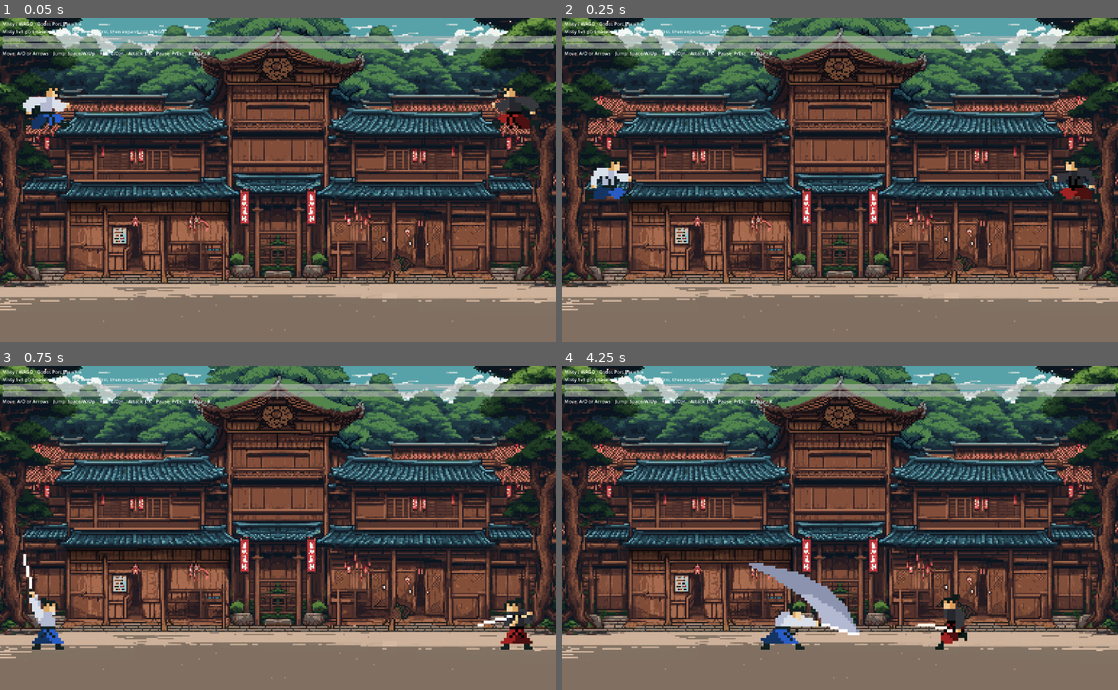
Above: before the commit, frames 1-4 (two rows, left to right).
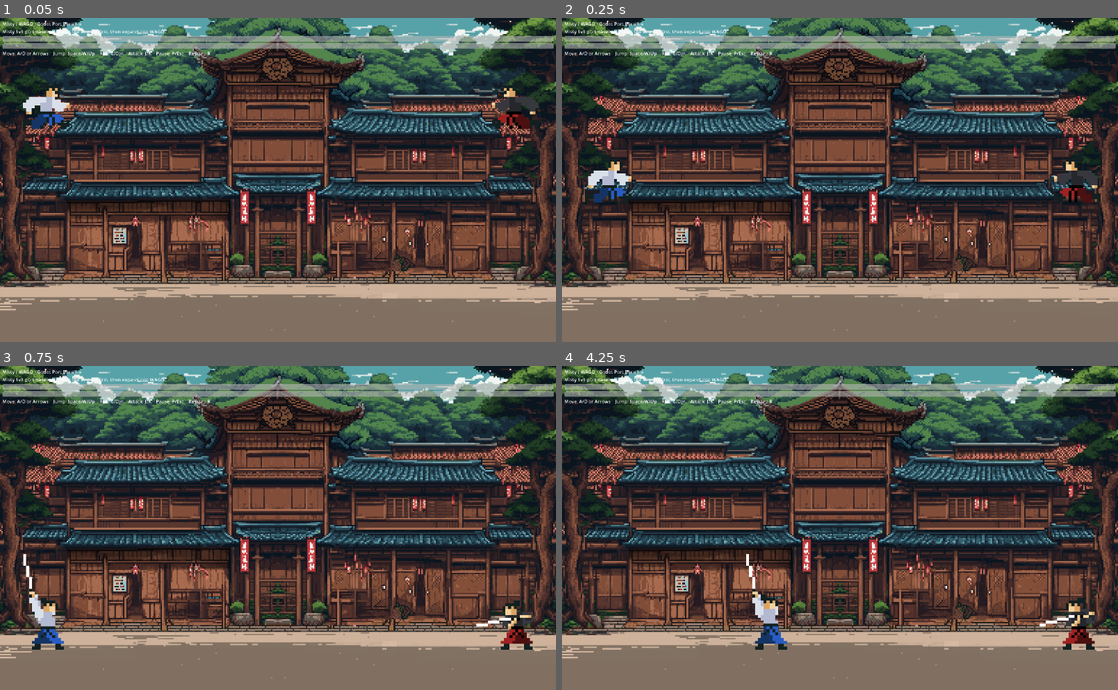
Above: after the commit, the same moments.

Repository: dittttt/Samurai-Fighting-Game
Game: Godot game, scene res://scenes/main/Main.tscn
The game is run twice, just before and just after one commit, with the same random seed, the same clock (stepped at 60 frames per second) and the same inputs.
Inputs:
- Up to frame 1 (0.05 s): no input
- Up to frame 2 (0.25 s): no input
- Up to frame 3 (0.75 s): tap Enter at 0.5 s; hold D (move_right) from 0.53 s (still down); tap K (heavy_attack) at 0.6 s
- Up to frame 4 (4.25 s): tap Space (jump) at 0.77, 1.07, 1.52, 1.82, 3.02, 3.05, 3.32, 3.6, 3.77, 4.07 s; tap J (light_attack) at 0.8, 1.35 s; tap C (roll) at 1.55, 2.1 s; release D (move_right) at 2.03 s; hold A (move_left) 2.03-2.78 s; hold Shift (run) 2.03-2.78 s; hold D (move_right) from 2.78 s (still down); tap Shift (run) at 2.85 s; tap K (heavy_attack) at 3.8 s

Frame 1 is identical in both runs. In frame 2, 0.4% of the frame differs, in the area x 4-97%, y 42-57%; in frame 3, 0.2%; in frame 4, 3.5%, in the area x 33-97%, y 58-88%.

Commit message:
fix: restore Misty hit animation and parity timings

Diff:
--- a/godot/scripts/combat/CombatActor.gd
+++ b/godot/scripts/combat/CombatActor.gd
@@ -16,6 +16,7 @@
 @export var jump_velocity := -2250.0
 @export var gravity := 8000.0
 @export var invulnerability_seconds := 0.30
+@export var hit_reaction_seconds := 0.36
 @export var body_color := Color(0.86, 0.84, 0.74, 1.0)
 @export var accent_color := Color(0.35, 0.05, 0.09, 1.0)
 @export var nameplate := "Fighter"
@@ -24,6 +25,7 @@
 var facing := 1
 var invulnerable := false
 var dead := false
+var hit_reacting := false
 var atlas_animator: Node = null
 var current_visual_action := 0
 
@@ -70,6 +72,7 @@
     facing = 1
     invulnerable = false
     dead = false
+    hit_reacting = false
     queue_redraw()
 
 func apply_gravity(delta: float) -> void:
@@ -100,9 +103,16 @@
         set_visual_action(6, false, true)
         died.emit()
     else:
-        set_visual_action(5, false, true)
+        _begin_hit_reaction()
         _begin_invulnerability()
     queue_redraw()
+
+func _begin_hit_reaction() -> void:
+    hit_reacting = true
+    set_visual_action(5, false, true)
+    await get_tree().create_timer(hit_reaction_seconds).timeout
+    if not dead:
+        hit_reacting = false
 
 func _begin_invulnerability() -> void:
     invulnerable = true
--- a/godot/scripts/enemies/RoninEnemy.gd
+++ b/godot/scripts/enemies/RoninEnemy.gd
@@ -4,10 +4,10 @@
 
 @export var target_path: NodePath
 @export var attack_data: Resource
-@export var detection_range := 1200.0
-@export var attack_range := 250.0
-@export var desired_range := 180.0
-@export var attack_cooldown := 0.95
+@export var detection_range := 400.0
+@export var attack_range := 60.0
+@export var desired_range := 50.0
+@export var attack_cooldown := 1.50
 
 @onready var target: Node2D = get_node_or_null(target_path)
 @onready var hitbox: Area2D = $Hitbox
@@ -25,9 +25,9 @@
         attack_data = AttackDataScript.new()
         attack_data.name = "ronin_slash"
         attack_data.damage = 10
-        attack_data.startup_seconds = 0.16
-        attack_data.active_seconds = 0.11
-        attack_data.recovery_seconds = 0.28
+        attack_data.startup_seconds = 0.40
+        attack_data.active_seconds = 0.10
+        attack_data.recovery_seconds = 0.20
         attack_data.hitbox_size = Vector2(200, 100)
         attack_data.hitbox_offset = Vector2(200, 50)
     hitbox.owner_actor = self
@@ -35,7 +35,7 @@
 func reset_actor(start_position: Vector2) -> void:
     super.reset_actor(start_position)
     attacking = false
-    cooldown_left = 0.45
+    cooldown_left = 0.0
     if is_instance_valid(hitbox):
         hitbox.set_active(false)
 
@@ -64,6 +64,8 @@
 func _select_visual_action() -> void:
     if dead:
         set_visual_action(6, false)
+    elif hit_reacting:
+        set_visual_action(5, false)
     elif attacking:
         set_visual_action(7, false)
     elif not is_on_floor():
@@ -88,7 +90,7 @@
         velocity.x = 0
 
 func _attack() -> void:
-    if attacking or dead or not GameManager.is_playing():
+    if attacking or hit_reacting or dead or not GameManager.is_playing():
         return
     attacking = true
     set_visual_action(7, false, true)
--- a/godot/scripts/player/Player.gd
+++ b/godot/scripts/player/Player.gd
@@ -22,18 +22,18 @@
         light_attack = AttackDataScript.new()
         light_attack.name = "light_slash"
         light_attack.damage = 10
-        light_attack.startup_seconds = 0.06
-        light_attack.active_seconds = 0.11
-        light_attack.recovery_seconds = 0.16
+        light_attack.startup_seconds = 0.40
+        light_attack.active_seconds = 0.10
+        light_attack.recovery_seconds = 0.20
         light_attack.hitbox_size = Vector2(200, 100)
         light_attack.hitbox_offset = Vector2(200, 50)
     if heavy_attack == null:
         heavy_attack = AttackDataScript.new()
         heavy_attack.name = "heavy_slash"
         heavy_attack.damage = 20
-        heavy_attack.startup_seconds = 0.14
-        heavy_attack.active_seconds = 0.13
-        heavy_attack.recovery_seconds = 0.32
+        heavy_attack.startup_seconds = 0.525
+        heavy_attack.active_seconds = 0.10
+        heavy_attack.recovery_seconds = 0.53
         heavy_attack.hitbox_size = Vector2(200, 100)
         heavy_attack.hitbox_offset = Vector2(200, 50)
         heavy_attack.knockback = Vector2(260, -80)
@@ -70,6 +70,8 @@
 func _select_visual_action() -> void:
     if dead:
         set_visual_action(6, false)
+    elif hit_reacting:
+        set_visual_action(5, false)
     elif attacking:
         set_visual_action(8 if current_visual_action == 8 else 7, false)
     elif rolling:
@@ -98,7 +100,7 @@
         _attack(heavy_attack)
 
 func _attack(data: Resource) -> void:
-    if attacking or rolling or dead or not GameManager.is_playing():
+    if attacking or rolling or hit_reacting or dead or not GameManager.is_playing():
         return
     attacking = true
     set_visual_action(8 if data == heavy_attack else 7, false, true)
--- a/godot/scripts/visuals/LegacyAtlasAnimator.gd
+++ b/godot/scripts/visuals/LegacyAtlasAnimator.gd
@@ -12,12 +12,22 @@
     7: 7,  # light attack
     8: 11, # heavy attack
 }
+const FRAME_SECONDS := {
+    0: 0.150, # idle: Java aniSpeed 30 at 200 UPS
+    1: 0.100, # running: Java aniSpeed 20
+    2: 0.150, # walking: Java aniSpeed 30
+    3: 0.150, # jump/fall: Java default aniSpeed 30
+    4: 0.100, # roll: Java aniSpeed 20
+    5: 0.060, # hit: Java aniSpeed 12
+    6: 0.060, # death: Java aniSpeed 12
+    7: 0.100, # light attack: Java aniSpeed 20
+    8: 0.105, # heavy attack: Java aniSpeed 21
+}
 
 var sprite: Sprite2D
 var action_row := 0
 var frame_index := 0
 var frame_tick := 0.0
-var frame_seconds := 0.075
 var loop := true
 
 func setup(target_sprite: Sprite2D, texture_path: String) -> void:
@@ -46,7 +56,8 @@
     if sprite == null:
         return
     frame_tick += delta
-    if frame_tick < frame_seconds:
+    var seconds_per_frame: float = float(FRAME_SECONDS.get(action_row, 0.150))
+    if frame_tick < seconds_per_frame:
         return
     frame_tick = 0.0
     var max_frames: int = int(FRAME_COUNTS.get(action_row, 1))
--- a/godot/tests/port_baseline_smoke.gd
+++ b/godot/tests/port_baseline_smoke.gd
@@ -45,6 +45,26 @@
     _require(sprite.position == Vector2(60, 0), "player atlas offset does not match Java draw offset")
     _require(sprite.texture != null, "player legacy samurai atlas did not load")
 
+    _require(is_equal_approx(player.atlas_animator.FRAME_SECONDS[5], 0.060), "hit animation speed does not match Java aniSpeed 12")
+    _require(is_equal_approx(player.atlas_animator.FRAME_SECONDS[6], 0.060), "death animation speed does not match Java aniSpeed 12")
+    _require(is_equal_approx(player.atlas_animator.FRAME_SECONDS[7], 0.100), "light attack animation speed does not match Java aniSpeed 20")
+    _require(is_equal_approx(player.atlas_animator.FRAME_SECONDS[8], 0.105), "heavy attack animation speed does not match Java aniSpeed 21")
+    _require(is_equal_approx(player.light_attack.startup_seconds, 0.40), "light attack hit timing does not match Java hit frame 4")
+    _require(is_equal_approx(player.heavy_attack.startup_seconds, 0.525), "heavy attack hit timing does not match Java hit frame 5")
+    _require(is_equal_approx(enemy.detection_range, 400.0), "enemy chase keep range does not match Java 400")
+    _require(is_equal_approx(enemy.attack_range, 60.0), "enemy attack entry range does not match Java ATTACK_RANGE*1.2")
+    _require(is_equal_approx(enemy.attack_cooldown, 1.50), "enemy attack cooldown does not match Java 1500ms baseline")
+
+    player.take_damage(10, enemy, Vector2.ZERO)
+    await process_frame
+    await physics_frame
+    _require(player.hit_reacting, "player did not enter hit reaction after damage")
+    _require(player.current_visual_action == 5, "player did not keep Java HIT animation row after damage")
+    await create_timer(player.hit_reaction_seconds + 0.05).timeout
+    await process_frame
+    _require(not player.hit_reacting, "player hit reaction did not clear after hit animation time")
+    scene.reset_fight()
+
     _require(player.collision_layer == 2, "player should be on actor collision layer while walking/running")
     _require(player.collision_mask == 3, "player should collide with world and actors while walking/running")
 
@@ -61,5 +81,5 @@
     _require(player.collision_mask == 3, "player actor/world mask was not restored after roll")
 
     scene.queue_free()
-    print("port_baseline_smoke=PASS viewport=1920x1120 spriteScale=5 actorCollision=walk_blocks roll_passes")
+    print("port_baseline_smoke=PASS viewport=1920x1120 spriteScale=5 hitAnimation=row5 javaAnimTiming=PASS javaAttackTiming=PASS actorCollision=walk_blocks roll_passes")
     quit(0)
Not shown, added: docs/MISTY_PARITY_PLAN.md
